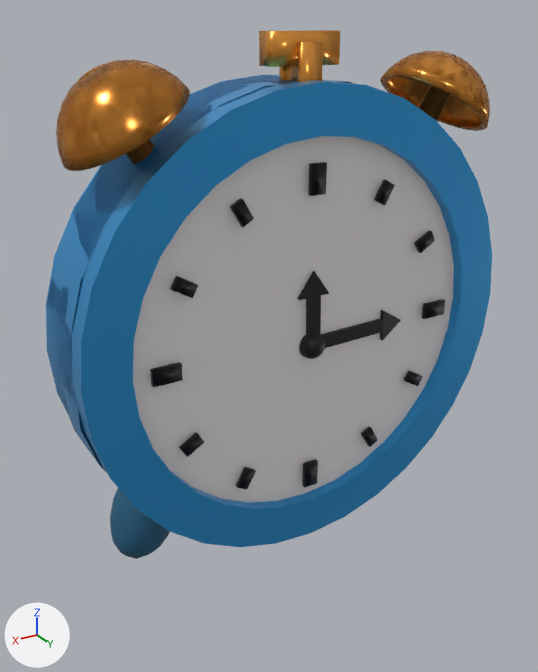
The FBX model Assets/Models/clock.fbx as it was, and as the next commit left it.
Camera for both pictures: a camera (50 mm lens) standing at (4.54, 6.49, 7.27) and looking at (0.31, -0.55, 3.75). The axes (+X, +Y, +Z) are drawn at lower left. The lights are the same throughout. Where no turn or scale is listed for an object, it has been applied to the vertices. Vertices at the same position are counted once.
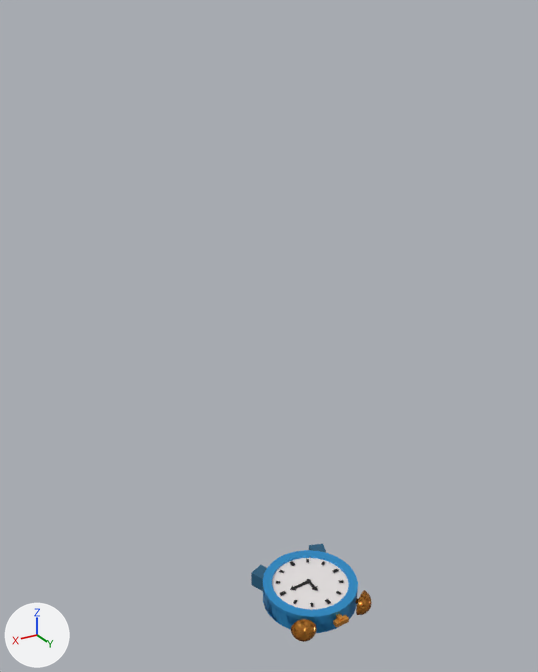
Changed parts and their boxes [x1, y1, x2, y2] in the pictures (538 x 672 px):
'Circle.001', deleted
    before: [133, 136, 454, 503]
'Circle', reshaped, moved, turned, rescaled
    before: [46, 74, 492, 547]
    after: [251, 544, 372, 642]
'Sphere.002', deleted
    before: [56, 30, 490, 171]
'Plane', deleted (black)
    before: [150, 162, 445, 490]
'Cube', deleted (blue)
    before: [110, 488, 170, 559]
part 1 of me_circle, added
    after: [272, 558, 349, 610]
part 2 of me_circle, added
    after: [251, 544, 372, 642]

Edits to the bpy script that builds the scene:
```text
Change me_circle:
    used by ob_circle; location = (0.0, 0.0, 3.88); rotation_euler = (1.571, 1.571, 0.0), in degrees (90, 90, 0); scale = (2.78, 2.78, 2.78)
    remove me_circle.from_pydata(...)  # 672 vertices, 612 faces; spans x -1.0..1.0, y -1.0..1.0, z 0.0..0.43
    add me_circle.from_pydata(...)  # 2193 vertices, 2188 faces; spans x -1.17..1.05, y -1.0..1.0, z -0.05..0.47
    me_circle part 1: a new loose piece, a 32-sided cylinder along z spanning x -0.809..0.831, y -0.82..0.82, z 0.051..0.07, in mat_material_002 (white #e7e2e2)
    me_circle part 2: 1425 vertices added at x -1.17..1.05, y -0.97..0.97, z -0.05..0.47
    add me_circle.materials.append(mat_material_001)  # black #000000
    add me_circle.materials.append(mat_material_004)  # dark blue #215b7b
    add me_circle.materials.append(mat_material_005)  # orange #e79b41
    add me_circle.materials.append(mat_material_002)  # white #e7e2e2
Remove ob_cube:
    ob_cube = bpy.data.objects.new('Cube', me_cube_004)
    ob_cube.location = (1.99, -0.62, 1.89)
Remove ob_circle_001:
    ob_circle_001 = bpy.data.objects.new('Circle.001', me_circle_001)
    ob_circle_001.location = (0.0, -0.19, 3.85)
Change ob_circle:
    ob_circle.location: (0.0, 0.0, 3.88) -> (0.0, 0.0, 0.31)
    ob_circle.rotation_euler: (1.571, 1.571, 0.0) -> (3.142, 0.0, -1.571)  # degrees (90, 90, 0) -> degrees (180, 0, -90)
    ob_circle.scale: (2.78, 2.78, 2.78) -> (0.636, 0.636, 0.636)
Remove ob_plane:
    ob_plane = bpy.data.objects.new('Plane', me_plane)
    ob_plane.location = (0.0, -0.09, 1.98)
Remove ob_sphere_002:
    ob_sphere_002 = bpy.data.objects.new('Sphere.002', me_sphere_003)
    ob_sphere_002.location = (1.84, -0.58, 6.17)
```
